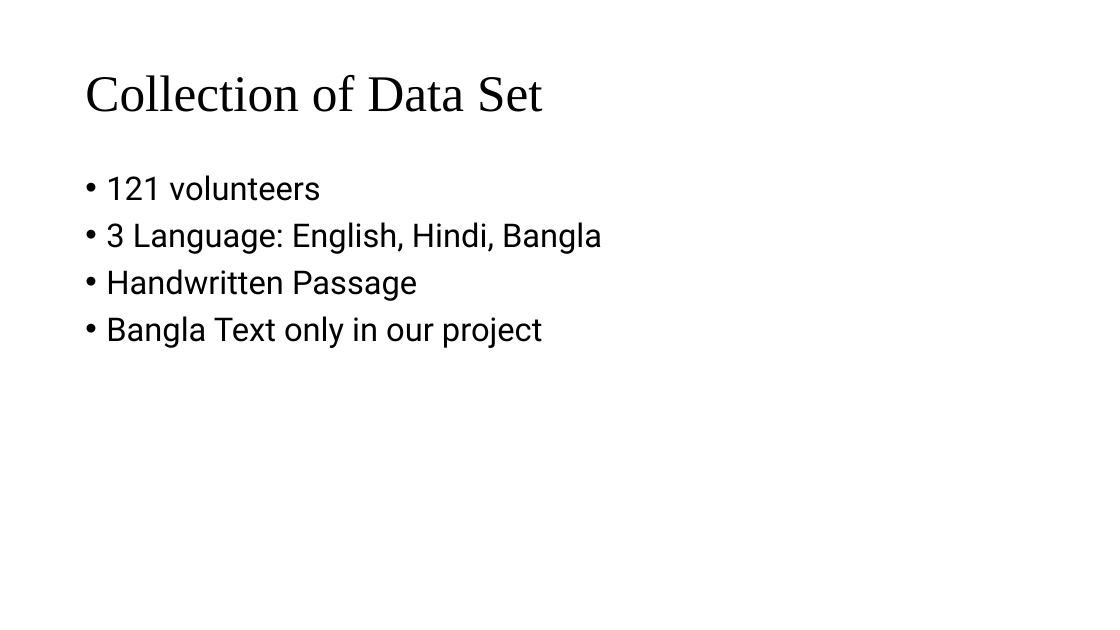
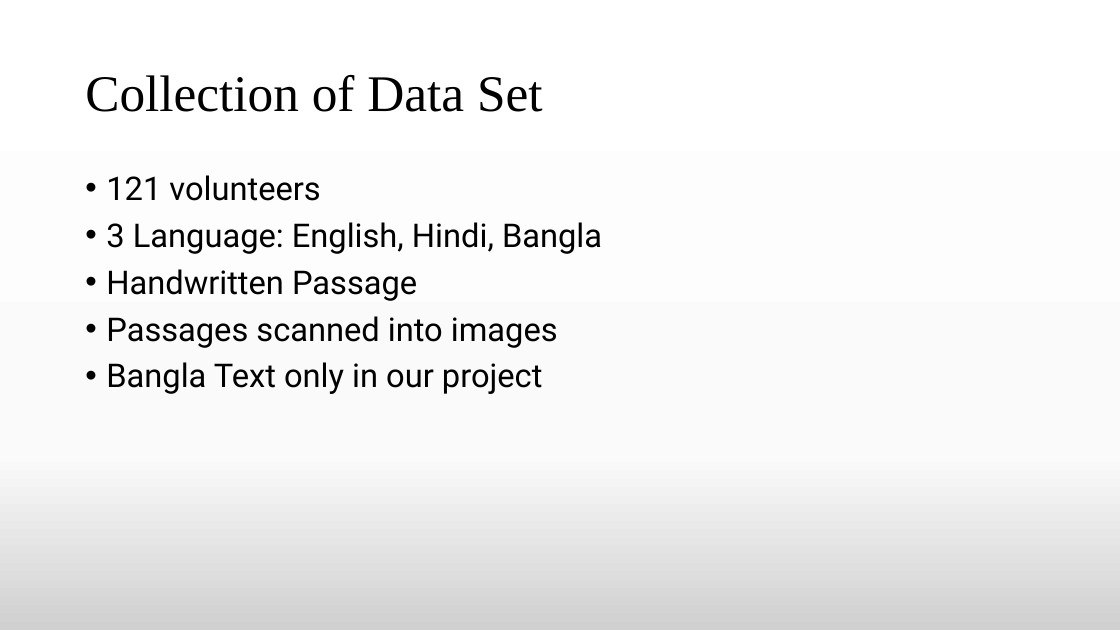
Before and after one commit to TheAnonymousMan/local-language-recognition-gcelt-class-2021, a slide deck: slide 8 of Documentation/4th Year Project Presentation.pptx. Drawn at 1120x630 pixels with LibreOffice and Linux fonts; fonts in the diff are those of the drawing. Boxes give left, top, right and bottom in pixels: in the first picture for what was removed or moved away, otherwise in the second. Text is boxed around its words. In the diff, an @@ line names an element or a change of style, - is before the commit and + after.

```diff
--- a/Documentation/4th Year Project Presentation.pptx
+++ b/Documentation/4th Year Project Presentation.pptx
@@ background #FFFFFF to gradient #FFFFFF to #FBFBFB to #D1D1D1 @@
@@ text at <box>106,316,558,348</box>: paragraph added @@
+• Passages scanned into images
```
Also in this commit, not shown: 12 other slides changed, 3 slides added, 2 slides removed, 4 other files.
